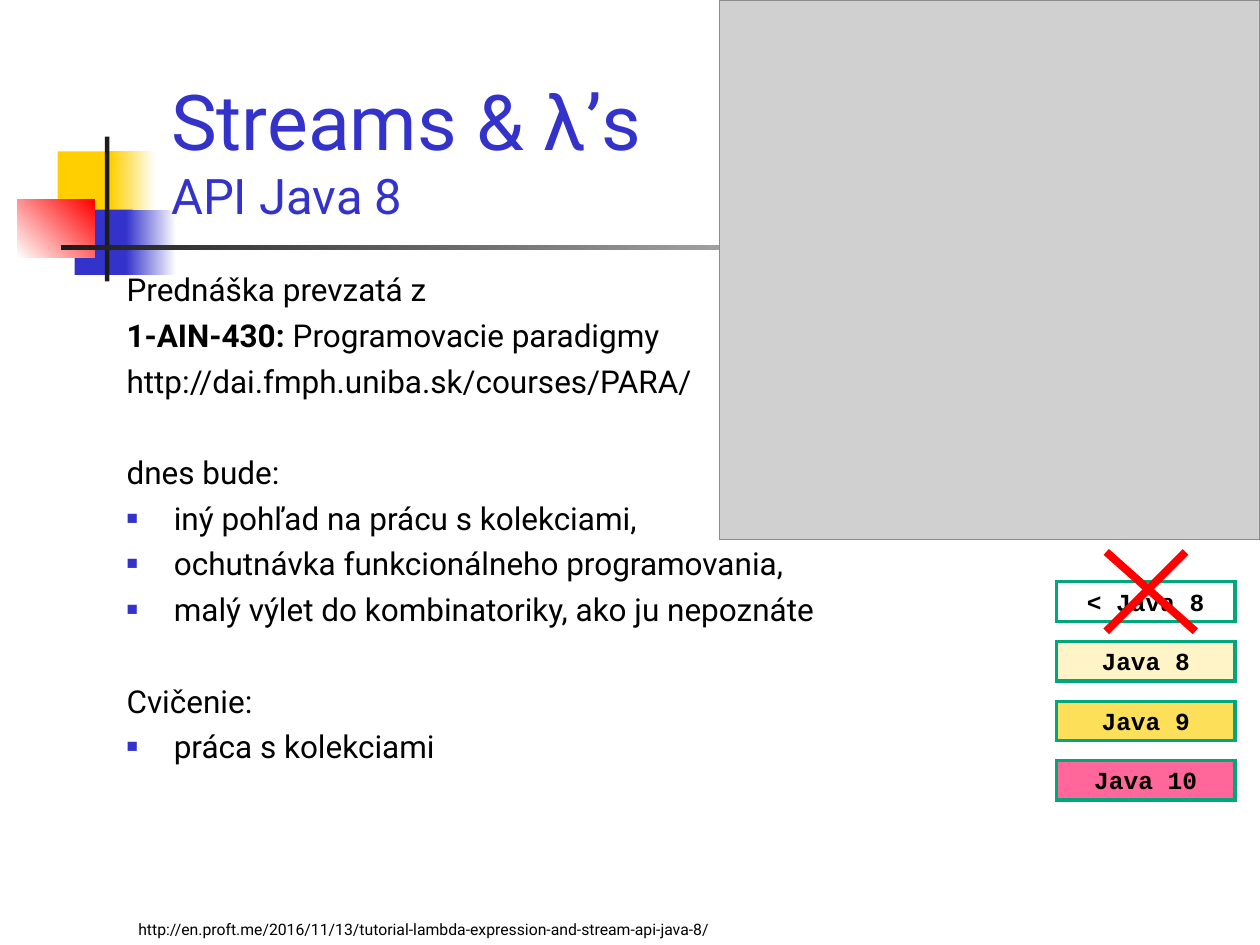
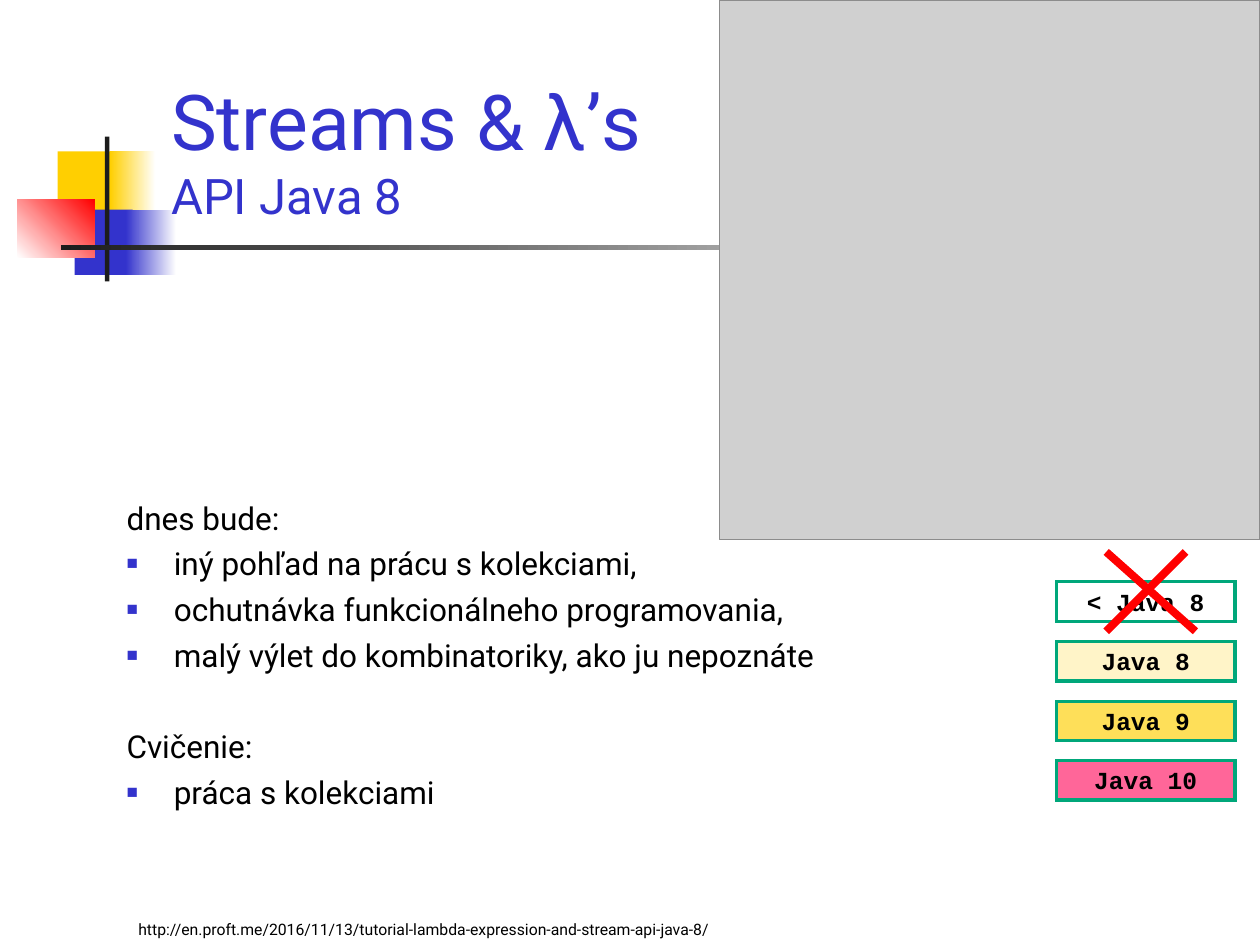
Before and after one commit to Programovanie4/Prednasky, a slide deck: slide 7 of 07/07_java.ppt (slide 6 before the commit). Drawn at 1260x945 pixels with LibreOffice and Linux fonts; fonts in the diff are those of the drawing; grey boxes stand for pictures. Boxes give left, top, right and bottom in pixels: in the first picture for what was removed or moved away, otherwise in the second. Text is boxed around its words. In the diff, an @@ line names an element or a change of style, - is before the commit and + after.

```diff
--- a/07/07_java.ppt
+++ b/07/07_java.ppt
@@ text at (127, 273, 692, 400): paragraphs removed @@
-Prednáška prevzatá z
-1-AIN-430: Programovacie paradigmy
-http://dai.fmph.uniba.sk/courses/PARA/
```
Also in this commit, not shown: 7 other slides changed, 3 slides added, 2 other files.
